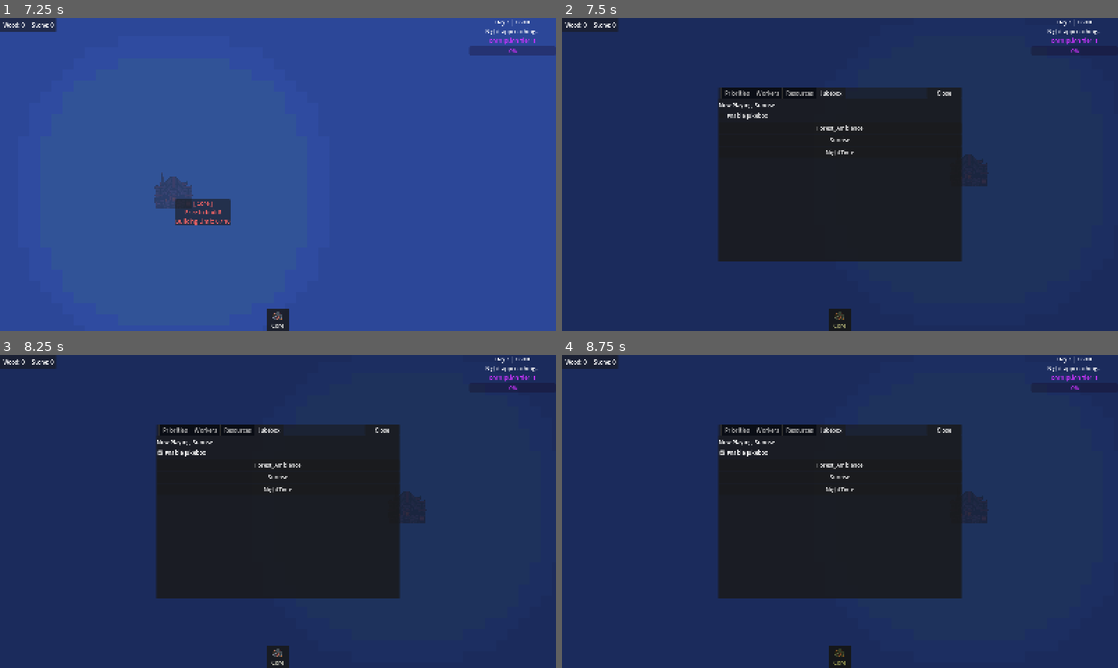
Above: before the commit, frames 1-4 (two rows, left to right).
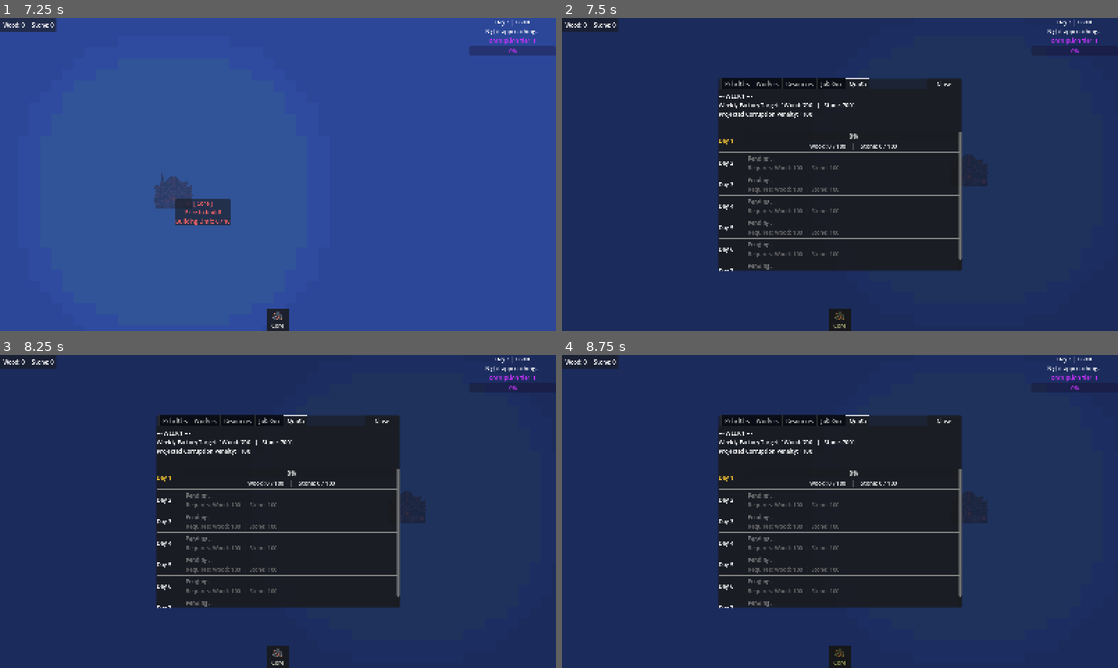
Above: after the commit, the same moments.

Repository: ColdTerror/Core-and-Conveyor
Game: Godot game, scene res://scenes/level.tscn
Same seed, same stepped clock (60 frames per second), same inputs: the game is played once before the commit and once after it. The engine's default icon, where the game draws it, is replaced by a stand-in: a white triangle on a blue panel in a dark square. Sound files missing from this copy of the repository are replaced by a short silence.
Inputs (mouse positions are in pixels of both pictures, inside the frame that each line leads up to):
- Up to frame 1 (7.25 s): click "Core" at 0.5 s; tap Enter at 1.25, 5, 5.85 s; move the mouse to (400, 158) at 1.27 s; hold D 1.28-2 s; hold X (deconstruct_hotkey) 1.28-2 s; click (400, 158) at 1.42 s; drag from (166, 190) to (250, 237) at 2.02 s; move the mouse to (333, 105) at 2.77 s; hold D 2.78-3.5 s; hold R (rotate_tile) 2.78-3.5 s; drag from (250, 237) to (111, 127) at 3.52 s; tap Space at 4.25 s; move the mouse to (444, 221) at 4.27 s; hold Left (ui_left) 4.28-5 s; tap Delete at 4.35 s; drag from (111, 127) to (194, 96) at 5.02 s; move the mouse to (305, 174) at 5.77 s; hold S 5.78-6.5 s; click (305, 174) at 5.92 s; drag from (194, 96) to (166, 190) at 6.52 s
- Up to frame 2 (7.5 s): tap Space at 7.25 s; move the mouse to (962, 158) at 7.27 s; hold U (upgrade_hotkey) from 7.28 s (still down); tap P at 7.35 s
- Up to frame 3 (8.25 s): release U (upgrade_hotkey) at 8 s; click (278, 452) at 8 s, where only the run before the commit has a clickable "Enable Jukebox"
- Up to frame 4 (8.75 s): no input

Frame 1 is identical in both runs. In frame 2, 5.2% of the frame differs, in the area x 28-72%, y 19-81%; in frame 3, 5.2%; in frame 4, 5.2%.

Commit message:
added a quota tab to managament menu

Diff:
--- a/scenes/ui/management_menu.tscn
+++ b/scenes/ui/management_menu.tscn
@@ -36,7 +36,7 @@
 
 [node name="TabContainer" type="TabContainer" parent="PanelContainer" unique_id=466723622]
 layout_mode = 2
-current_tab = 3
+current_tab = 4
 
 [node name="Priorities" type="MarginContainer" parent="PanelContainer/TabContainer" unique_id=1696144382]
 visible = false
@@ -131,6 +131,7 @@
 size_flags_vertical = 3
 
 [node name="Jukebox" type="MarginContainer" parent="PanelContainer/TabContainer" unique_id=1865271485]
+visible = false
 layout_mode = 2
 metadata/_tab_index = 3
 
@@ -160,6 +161,34 @@
 size_flags_horizontal = 3
 size_flags_vertical = 3
 
+[node name="Quota" type="MarginContainer" parent="PanelContainer/TabContainer" unique_id=1488260205]
+layout_mode = 2
+metadata/_tab_index = 4
+
+[node name="VBoxContainer" type="VBoxContainer" parent="PanelContainer/TabContainer/Quota" unique_id=1095075523]
+layout_mode = 2
+
+[node name="HSeparator" type="HSeparator" parent="PanelContainer/TabContainer/Quota/VBoxContainer" unique_id=1788460778]
+layout_mode = 2
+
+[node name="InfoLabel" type="Label" parent="PanelContainer/TabContainer/Quota/VBoxContainer" unique_id=1564841584]
+layout_mode = 2
+text = "Penalty Info"
+
+[node name="HSeparator2" type="HSeparator" parent="PanelContainer/TabContainer/Quota/VBoxContainer" unique_id=2073849310]
+layout_mode = 2
+
+[node name="ScrollContainer" type="ScrollContainer" parent="PanelContainer/TabContainer/Quota/VBoxContainer" unique_id=673523818]
+custom_minimum_size = Vector2(0, 400)
+layout_mode = 2
+size_flags_vertical = 3
+horizontal_scroll_mode = 0
+
+[node name="ListContainer" type="VBoxContainer" parent="PanelContainer/TabContainer/Quota/VBoxContainer/ScrollContainer" unique_id=421532303]
+layout_mode = 2
+size_flags_horizontal = 3
+size_flags_vertical = 3
+
 [node name="Close" type="Button" parent="PanelContainer" unique_id=766048388]
 custom_minimum_size = Vector2(100, 0)
 layout_mode = 2
--- a/scripts/UI/management_menu.gd
+++ b/scripts/UI/management_menu.gd
@@ -22,6 +22,10 @@
 @onready var music_jukebox_toggle = $PanelContainer/TabContainer/Jukebox/VBoxContainer/EnableJukebox
 @onready var music_list_container = $PanelContainer/TabContainer/Jukebox/VBoxContainer/ScrollContainer/TrackListContainer
 
+# --- Quota Tab ---
+@onready var quota_info_label = $PanelContainer/TabContainer/Quota/VBoxContainer/InfoLabel
+@onready var quota_list_container = $PanelContainer/TabContainer/Quota/VBoxContainer/ScrollContainer/ListContainer
+
 # Floating Close Button
 @onready var close_button = $PanelContainer/Close
 
@@ -66,6 +70,8 @@
 		# ONLY run the soft update if they are looking at the Workers tab!
 		if tab_container and tab_container.current_tab == 1:
 			_refresh_bot_tab(false) # Soft update = false
+		elif tab_container and tab_container.current_tab == 4:
+			_refresh_quota_tab()
 
 func _on_tab_clicked(tab_index):
 	var target_tab = tab_index
@@ -76,8 +82,10 @@
 		_refresh_bot_tab(true) # Force rebuild = true
 	elif target_tab == 2:
 		_refresh_resource_tab()
-	elif target_tab == 3: # --- NEW: Music Tab ---
+	elif target_tab == 3:
 		_refresh_music_tab()
+	elif target_tab == 4:
+		_refresh_quota_tab()
 
 	# Force the tab to stay on the index the user clicked
 	tab_container.call_deferred("set_current_tab", target_tab)
@@ -97,7 +105,8 @@
 		_refresh_priority_tab()
 		_refresh_bot_tab(true) # Force rebuild when opening
 		_refresh_resource_tab()
-		_refresh_music_tab() # --- NEW: Make sure Music tab is ready ---
+		_refresh_music_tab()
+		_refresh_quota_tab()
 		show()
 
 func close_menu():
@@ -459,3 +468,154 @@
 		AudioManager.is_jukebox_enabled = true
 	else:
 		AudioManager.disable_jukebox()
+
+# ==========================================
+# QUOTA TAB LOGIC
+# ==========================================
+
+func _refresh_quota_tab():
+	if not quota_list_container or not building_manager or not building_manager.level_ref:
+		return
+
+	var quota_mgr = building_manager.level_ref.get_node_or_null("QuotaManager")
+	var time_mgr = building_manager.level_ref.get_node_or_null("TimeManager")
+
+	if not quota_mgr or not time_mgr:
+		print("Couldnt find quota or time manager")
+		return
+
+	# 1. Update the Header Info & Weekly Totals
+	var failure_ratio: float = 1.0 - (float(quota_mgr.successful_days) / 7.0)
+	var current_penalty = quota_mgr.max_weekly_corruption * failure_ratio
+
+	# Calculate the Weekly Macro-Goal
+	var weekly_req_text = ""
+	var items_added = 0
+	for item in quota_mgr.daily_requirements:
+		if items_added > 0: weekly_req_text += "   |   "
+		var weekly_amount = quota_mgr.daily_requirements[item] * 7
+		weekly_req_text += "%s: %d" % [item, weekly_amount]
+		items_added += 1
+
+	quota_info_label.text = "--- WEEK %d ---\n" % [int((time_mgr.current_day - 1) / 7) + 1]
+	quota_info_label.text += "Weekly Factory Target: [ %s ]\n" % weekly_req_text
+	quota_info_label.text += "Projected Corruption Penalty: +%d\n" % int(current_penalty)
+
+	# 2. Clean up old rows
+	for child in quota_list_container.get_children():
+		child.queue_free()
+
+	# 3. Calculate Calendar Math
+	# day_index is 0 to 6 (Monday to Sunday)
+	var current_day_index = (time_mgr.current_day - 1) % 7
+
+	# Since QuotaManager just tracks an integer of successes, we assign the
+	# successes to the earliest days, and failures to the rest.
+	var successes_assigned = 0
+
+	# 4. Build the 7-Day Calendar
+	for day_i in range(7):
+		var row = HBoxContainer.new()
+		row.alignment = BoxContainer.ALIGNMENT_CENTER
+
+		# Day Label
+		var day_label = Label.new()
+		day_label.text = "Day " + str(day_i + 1)
+		day_label.custom_minimum_size = Vector2(80, 0)
+		row.add_child(day_label)
+
+		if day_i < current_day_index:
+			# --- PAST DAYS ---
+			var status_lbl = Label.new()
+			status_lbl.size_flags_horizontal = Control.SIZE_EXPAND_FILL
+			if successes_assigned < quota_mgr.successful_days:
+				status_lbl.text = "QUOTA MET"
+				status_lbl.modulate = Color(0.2, 1.0, 0.2) # Green
+				successes_assigned += 1
+			else:
+				status_lbl.text = "MISSED"
+				status_lbl.modulate = Color(1.0, 0.2, 0.2) # Red
+			row.add_child(status_lbl)
+
+		elif day_i == current_day_index:
+			# --- TODAY (Live Progress Bar & Material Breakdown) ---
+			day_label.modulate = Color(1.0, 0.8, 0.2) # Highlight today yellow
+
+			# Create a vertical container to hold both the bar and the text
+			var today_vbox = VBoxContainer.new()
+			today_vbox.size_flags_horizontal = Control.SIZE_EXPAND_FILL
+
+			# 1. Calculate and build the Progress Bar
+			var total_req = 0.0
+			var total_have = 0.0
+			for item in quota_mgr.daily_requirements:
+				var needed = quota_mgr.daily_requirements[item]
+				total_req += needed
+				total_have += min(quota_mgr.daily_delivered.get(item, 0), needed)
+
+			var progress_bar = ProgressBar.new()
+			progress_bar.size_flags_horizontal = Control.SIZE_EXPAND_FILL
+			progress_bar.custom_minimum_size = Vector2(0, 24)
+			progress_bar.max_value = total_req
+			progress_bar.value = total_have
+
+			if total_have >= total_req:
+				progress_bar.modulate = Color(0.2, 1.0, 0.2) # Turn green if done
+
+			today_vbox.add_child(progress_bar)
+
+			# 2. Build the Material Breakdown Text!
+			var breakdown_hbox = HBoxContainer.new()
+			breakdown_hbox.alignment = BoxContainer.ALIGNMENT_CENTER
+
+			var daily_items_added = 0
+			for item in quota_mgr.daily_requirements:
+				var needed = quota_mgr.daily_requirements[item]
+				var have = quota_mgr.daily_delivered.get(item, 0)
+
+				# Add a divider between items (if there's more than one)
+				if daily_items_added > 0:
+					var divider = Label.new()
+					divider.text = "   |   "
+					divider.modulate = Color(0.4, 0.4, 0.4)
+					breakdown_hbox.add_child(divider)
+
+				var item_label = Label.new()
+				item_label.text = "%s: %d / %d" % [item, have, needed]
+
+				# Color code the specific item!
+				if have >= needed:
+					item_label.modulate = Color(0.2, 1.0, 0.2) # Green
+				else:
+					item_label.modulate = Color(0.9, 0.9, 0.9) # White
+
+				breakdown_hbox.add_child(item_label)
+				daily_items_added += 1
+
+			today_vbox.add_child(breakdown_hbox)
+			row.add_child(today_vbox)
+
+		else:
+			# --- FUTURE DAYS (Preview upcoming requirements) ---
+			var future_vbox = VBoxContainer.new()
+			future_vbox.size_flags_horizontal = Control.SIZE_EXPAND_FILL
+
+			var status_lbl = Label.new()
+			status_lbl.text = "Pending..."
+			status_lbl.modulate = Color(0.5, 0.5, 0.5) # Greyed out
+			future_vbox.add_child(status_lbl)
+
+			# Build the preview text
+			var req_strings = []
+			for item in quota_mgr.daily_requirements:
+				req_strings.append("%s: %d" % [item, quota_mgr.daily_requirements[item]])
+
+			var req_lbl = Label.new()
+			req_lbl.text = "Requires: " + "  |  ".join(req_strings)
+			req_lbl.modulate = Color(0.4, 0.4, 0.4) # Darker grey so it doesn't distract from 'Today'
+			future_vbox.add_child(req_lbl)
+
+			row.add_child(future_vbox)
+
+		quota_list_container.add_child(row)
+		quota_list_container.add_child(HSeparator.new())
Not shown, changed: kanban_tasks_data.kanban
